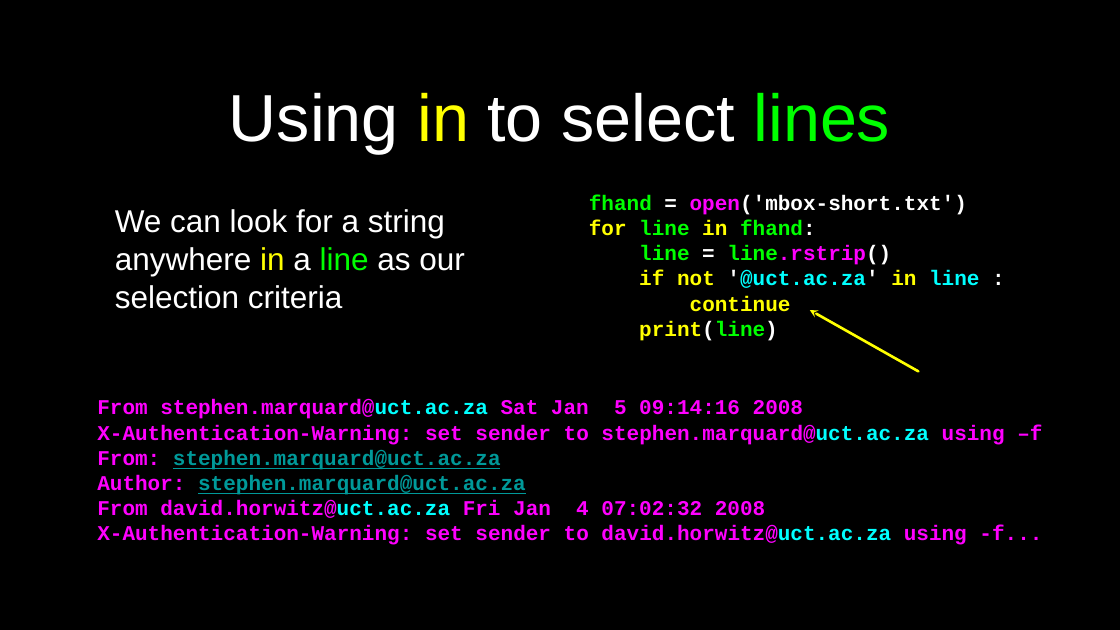
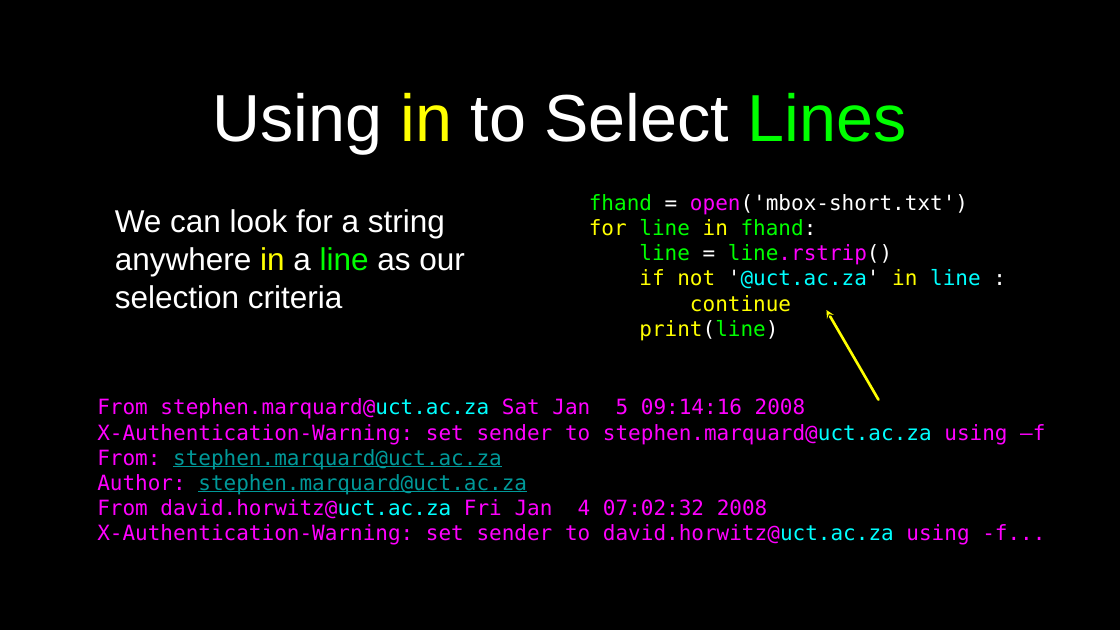
Before and after one commit to csev/py4e, a slide deck: slide 20 of lectures3/Pythonlearn-07-Files.pptx. Drawn at 1120x630 pixels with LibreOffice and Linux fonts; fonts in the diff are those of the drawing. Boxes give left, top, right and bottom in pixels: in the first picture for what was removed or moved away, otherwise in the second. Text is boxed around its words. In the diff, an @@ line names an element or a change of style, - is before the commit and + after.

```diff
--- a/lectures3/Pythonlearn-07-Files.pptx
+++ b/lectures3/Pythonlearn-07-Files.pptx
@@ title at (x1=212, y1=92, x2=907, y2=153): text changed @@
-Using in to select lines
+Using in to Select Lines
@@ text "fhand = open('mbox-short.txt')" at (x1=589, y1=194, x2=981, y2=341): font Courier New to DejaVu Sans Mono, bold off @@
@@ arrow moved from (810, 310) - (918, 371) to (826, 310) - (878, 399) @@
@@ text "From stephen.marquard@uct.ac.za Sat Jan 5 ..." at (x1=97, y1=398, x2=1045, y2=545): font Courier New to DejaVu Sans Mono, bold off @@
```
Also in this commit, not shown: 17 other slides changed, 1 other file.
